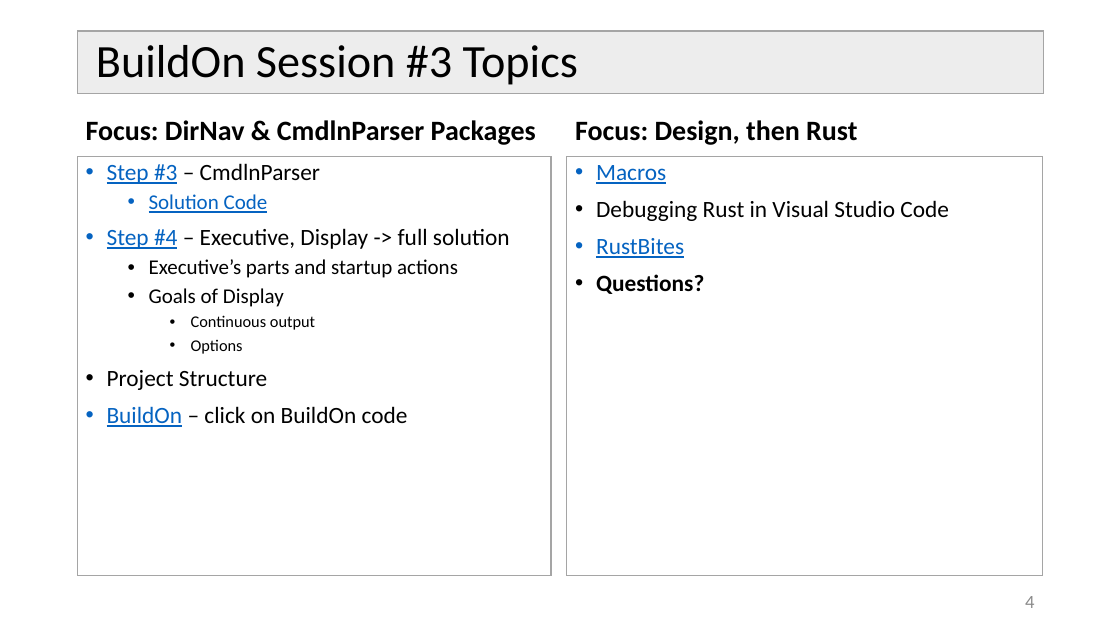
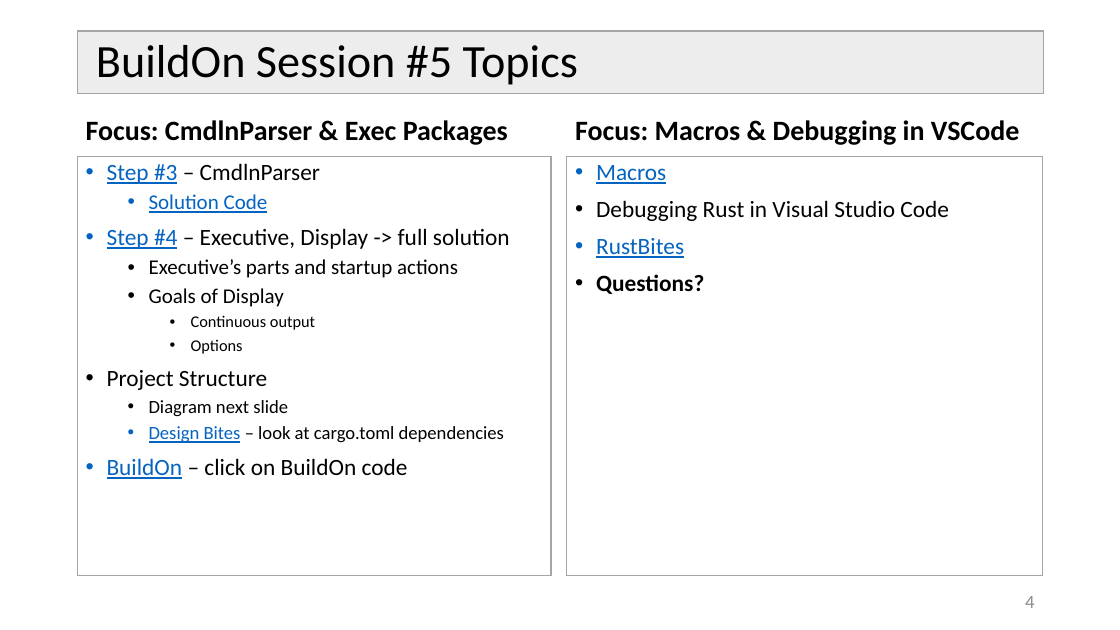
Before and after one commit to JimFawcett/BuildOn, a slide deck: slide 4 of Build-On-5.pptx. Drawn at 1120x630 pixels with LibreOffice and Linux fonts; fonts in the diff are those of the drawing. Boxes give left, top, right and bottom in pixels: in the first picture for what was removed or moved away, otherwise in the second. Text is boxed around its words. In the diff, an @@ line names an element or a change of style, - is before the commit and + after.

```diff
--- a/Build-On-5.pptx
+++ b/Build-On-5.pptx
@@ title at <box>96,45,578,85</box>: text changed @@
-BuildOn Session #3 Topics
+BuildOn Session #5 Topics
@@ text at <box>86,120,508,145</box>: text changed @@
-Focus: DirNav & CmdlnParser Packages
+Focus: CmdlnParser & Exec Packages
@@ text at <box>575,120,1020,145</box>: text changed @@
-Focus: Design, then Rust
+Focus: Macros & Debugging in VSCode
@@ text at <box>149,400,504,443</box>: paragraphs added @@
+  • Diagram next slide
+  • Design Bites – look at cargo.toml dependencies
```
Also in this commit, not shown: 1 slide added, 1 other file.
